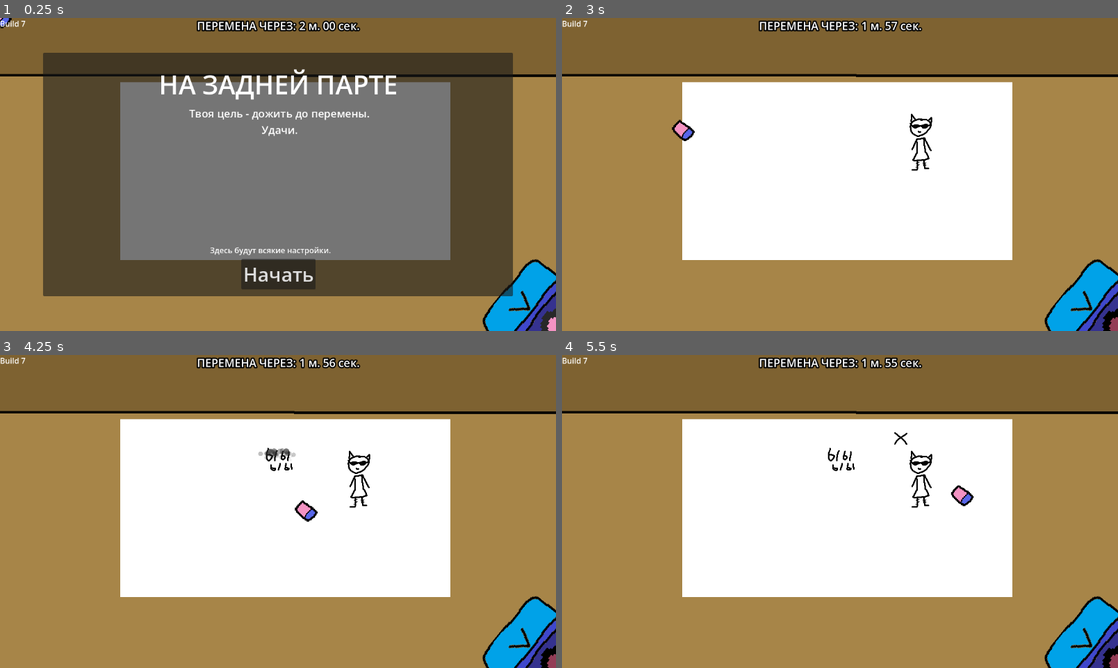
Above: before the commit, frames 1-4 (two rows, left to right).
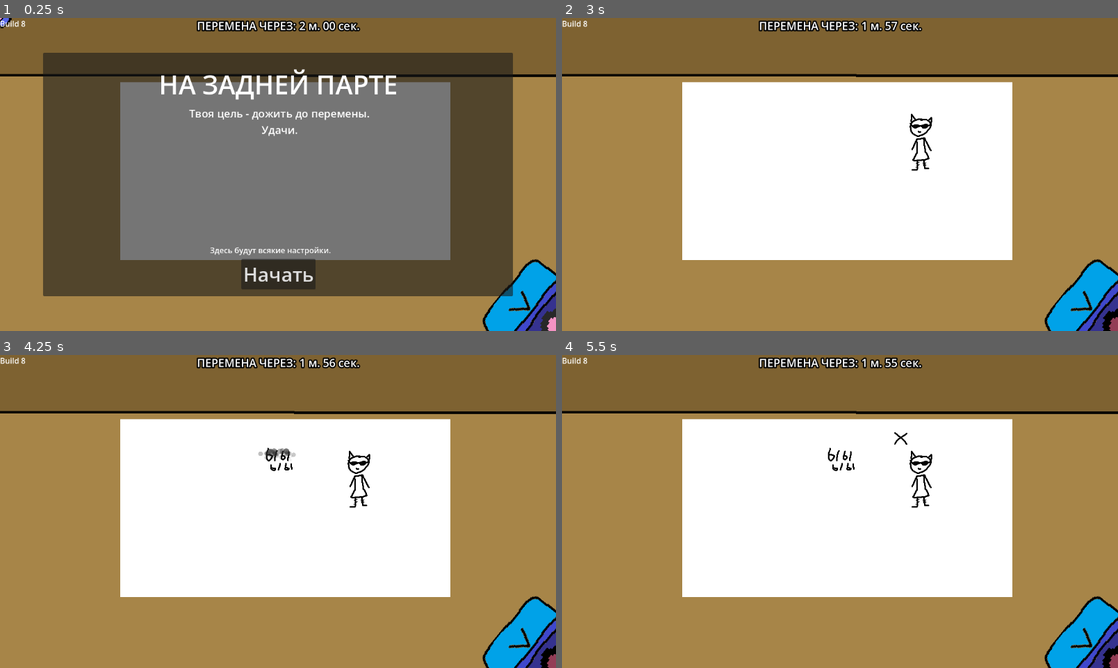
Above: after the commit, the same moments.

Repository: AmongRyzh/maxter-s-jam-2026
Game: Godot game, scene res://gameplay.tscn
Same seed, same stepped clock (60 frames per second), same inputs: the game is played once before the commit and once after it. The engine's default icon, where the game draws it, is replaced by a stand-in: a white triangle on a blue panel in a dark square.
Inputs (mouse positions are in pixels of both pictures, inside the frame that each line leads up to):
- Up to frame 1 (0.25 s): no input
- Up to frame 2 (3 s): click "Начать" at 0.5 s; move the mouse to (1079, 299) at 1.27 s; click (1079, 299) at 1.42 s; move the mouse to (984, 227) at 2.02 s; click (984, 227) at 2.17 s; move the mouse to (673, 127) at 2.77 s; click (673, 127) at 2.92 s
- Up to frame 3 (4.25 s): move the mouse to (305, 511) at 3.52 s; click (305, 511) at 3.67 s
- Up to frame 4 (5.5 s): move the mouse to (756, 433) at 4.27 s; click (756, 433) at 4.42 s; tap Enter at 5 s; move the mouse to (962, 495) at 5.02 s; click (962, 495) at 5.17 s

The runs differ from the first frame. In frame 1, less than 0.1% of the frame differs, in the area x 3-5%, y 0-3%; in frame 2, 0.2%; in frame 3, 0.2%, in the area x 3-58%, y 0-54%; in frame 4, 0.2%.

Commit message:
билд 8 (+новые сфх-ы)

Diff:
--- a/eraser/eraser.gd
+++ b/eraser/eraser.gd
@@ -6,6 +6,10 @@
 @export var eraser_durability: float = 100.0
 var current_eraser_durability: float = 1.0 :
 	set(value):
+		if !$InvincibilityTimer.is_stopped() or get_tree().current_scene.is_pencil_case_opened():
+			current_eraser_durability = current_eraser_durability
+			return
+
 		current_eraser_durability = value
 		$TextureProgressBar.value = current_eraser_durability
 
--- a/eraser/eraser.tscn
+++ b/eraser/eraser.tscn
@@ -55,3 +55,8 @@
 [node name="AudioStreamPlayer2D" type="AudioStreamPlayer2D" parent="." unique_id=331165866]
 volume_db = -1.38
 bus = &"SFX"
+
+[node name="InvincibilityTimer" type="Timer" parent="." unique_id=116634408]
+wait_time = 0.15
+one_shot = true
+autostart = true
--- a/gameplay.tscn
+++ b/gameplay.tscn
@@ -247,7 +247,7 @@
 [node name="BuildLabel" type="Label" parent="CanvasLayer" unique_id=353407264]
 offset_right = 53.0
 offset_bottom = 23.0
-text = "Build 7"
+text = "Build 8"
 
 [node name="GameFinishLabel" type="Label" parent="CanvasLayer" unique_id=1348736259]
 anchors_preset = 5
--- a/pencil_case/pencil_case.gd
+++ b/pencil_case/pencil_case.gd
@@ -15,11 +15,13 @@
 		tween = create_tween()
 
 		if opened:
+			$CaseOpen.play()
 			if $"../CanvasLayer/PencilCaseTutorial1".visible:
 				$"../CanvasLayer/PencilCaseTutorial1".hide()
 				#$"../CanvasLayer/PencilCaseTutorial2".show()
 			tween.tween_property(self, "global_position", opened_position, open_time).set_trans(transition_type).set_ease(ease_type)
 		else:
+			$CaseClose.play()
 			#if $"../CanvasLayer/PencilCaseTutorial2".visible:
 				#$"../CanvasLayer/PencilCaseTutorial2".hide()
 			tween.tween_property(self, "global_position", closed_position, open_time).set_trans(transition_type).set_ease(ease_type)
@@ -39,6 +41,7 @@
 		slot.slot_selected.connect(func():
 			if opened:
 				opened = false
+			$TakeEraser.play()
 			$"..".on_pencil_case_eraser_slot_selected()
 			)
 
--- a/pencil_case/pencil_case.tscn
+++ b/pencil_case/pencil_case.tscn
@@ -3,9 +3,12 @@
 [ext_resource type="Script" uid="uid://bkryo51qjb7og" path="res://pencil_case/pencil_case.gd" id="1_x7jfl"]
 [ext_resource type="PackedScene" uid="uid://wws4a5y1njr4" path="res://pencil_case/eraser_slot.tscn" id="2_6rdpm"]
 [ext_resource type="Texture2D" uid="uid://rayqfi7y1hpk" path="res://pencil_case/pencil_case.png" id="2_orb0r"]
+[ext_resource type="AudioStream" uid="uid://3sc80ri3h4f1" path="res://sfx/take_eraser.ogg" id="2_sa853"]
+[ext_resource type="AudioStream" uid="uid://ub0igbeiour1" path="res://sfx/case_close.ogg" id="2_v4d27"]
+[ext_resource type="AudioStream" uid="uid://dkf4oe2nus747" path="res://sfx/case_open.ogg" id="3_sa853"]
 
 [sub_resource type="RectangleShape2D" id="RectangleShape2D_njsjv"]
-size = Vector2(68.159, 192.611)
+size = Vector2(115, 204)
 
 [node name="PencilCase" type="Node2D" unique_id=653688394 node_paths=PackedStringArray("eraser_slots")]
 script = ExtResource("1_x7jfl")
@@ -15,6 +18,19 @@
 ease_type = 1
 eraser_slots = [NodePath("EraserSlot1"), NodePath("EraserSlot2"), NodePath("EraserSlot3")]
 
+[node name="TakeEraser" type="AudioStreamPlayer" parent="." unique_id=408226653]
+stream = ExtResource("2_sa853")
+volume_db = 10.0
+bus = &"SFX"
+
+[node name="CaseClose" type="AudioStreamPlayer" parent="." unique_id=865994339]
+stream = ExtResource("2_v4d27")
+bus = &"SFX"
+
+[node name="CaseOpen" type="AudioStreamPlayer" parent="." unique_id=84516875]
+stream = ExtResource("3_sa853")
+bus = &"SFX"
+
 [node name="Sprite2D" type="Sprite2D" parent="." unique_id=1772163185]
 texture = ExtResource("2_orb0r")
 
@@ -22,6 +38,7 @@
 position = Vector2(-254, 0)
 
 [node name="CollisionShape2D" type="CollisionShape2D" parent="SwitcherArea2D" unique_id=1083909687]
+position = Vector2(-6.5, 0)
 shape = SubResource("RectangleShape2D_njsjv")
 
 [node name="EraserSlot1" parent="." unique_id=484270672 instance=ExtResource("2_6rdpm")]
Not shown, changed: export_presets.cfg
Not shown, added: sfx/case_close.ogg.import
Not shown, added: sfx/case_open.ogg.import
Not shown, added: sfx/take_eraser.ogg.import
Not shown, added: sfx/case_close.ogg
Not shown, added: sfx/case_open.ogg
Not shown, added: sfx/take_eraser.ogg
